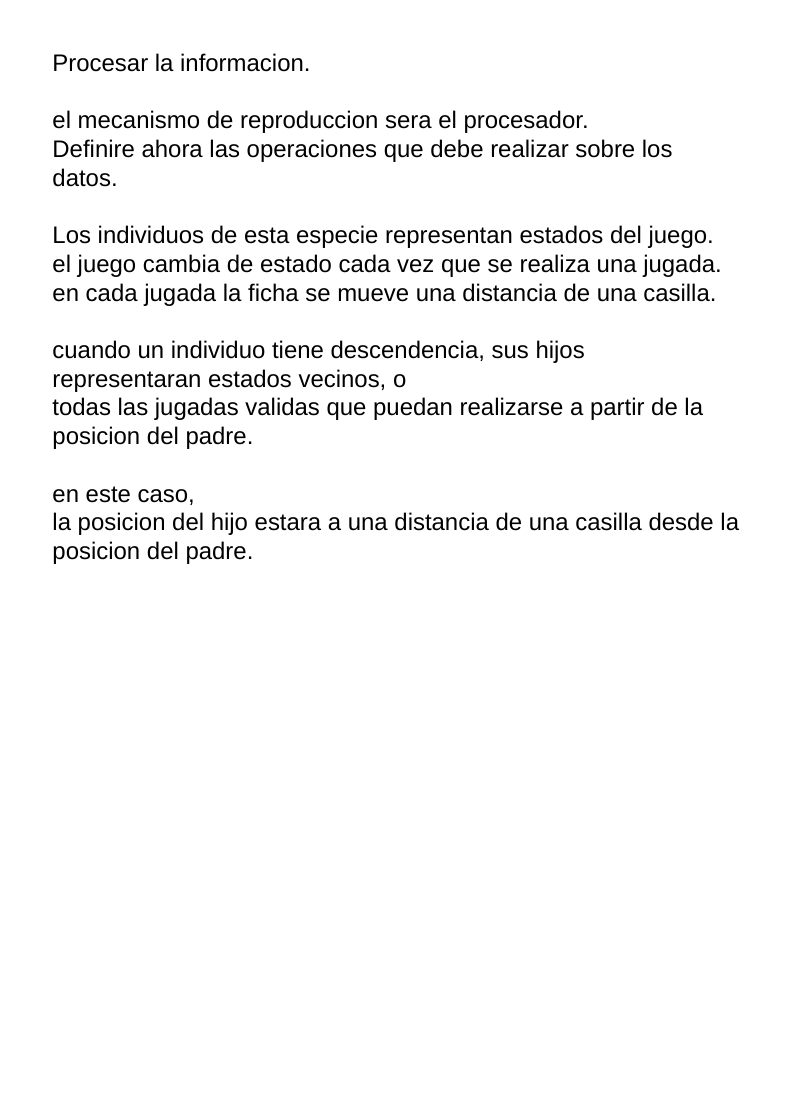
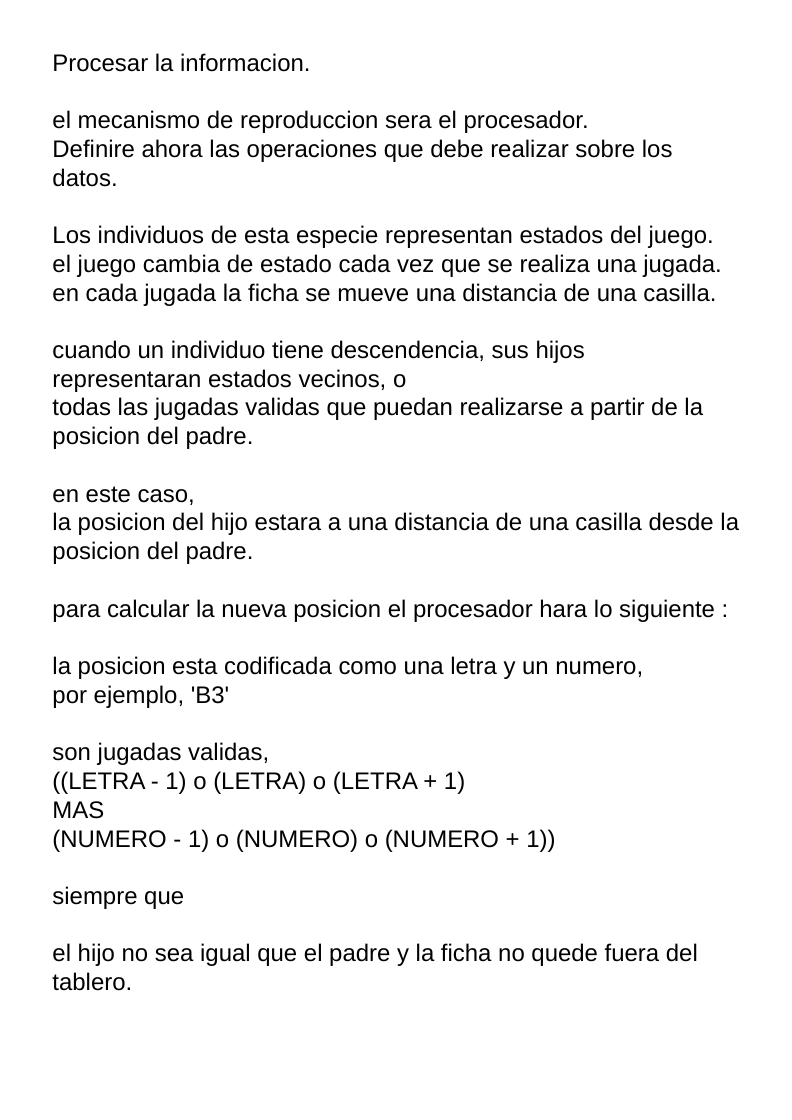
Before and after one commit to fabhrius/La-Cosa, a slide deck: slide 5 of capitulos/Resolver un problema simple/Resolviendo un problema simple.odp. Drawn at 792x1120 pixels with LibreOffice and Linux fonts; fonts in the diff are those of the drawing. Boxes give left, top, right and bottom in pixels: in the first picture for what was removed or moved away, otherwise in the second. Text is boxed around its words. In the diff, an @@ line names an element or a change of style, - is before the commit and + after.

```diff
--- a/capitulos/Resolver un problema simple/Resolviendo un problema simple.odp
+++ b/capitulos/Resolver un problema simple/Resolviendo un problema simple.odp
@@ text at bbox=[52, 599, 715, 991]: paragraphs added @@
+para calcular la nueva posicion el procesador hara lo siguiente :
+la posicion esta codificada como una letra y un numero,
+por ejemplo, 'B3'
+son jugadas validas,
+((LETRA - 1) o (LETRA) o (LETRA + 1)
+MAS
+(NUMERO - 1) o (NUMERO) o (NUMERO + 1))
+siempre que
+el hijo no sea igual que el padre y la ficha no quede fuera del tablero.
```
Also in this commit, not shown: 5 other slides changed, 1 slide added, 2 slides removed, 2 other files.
